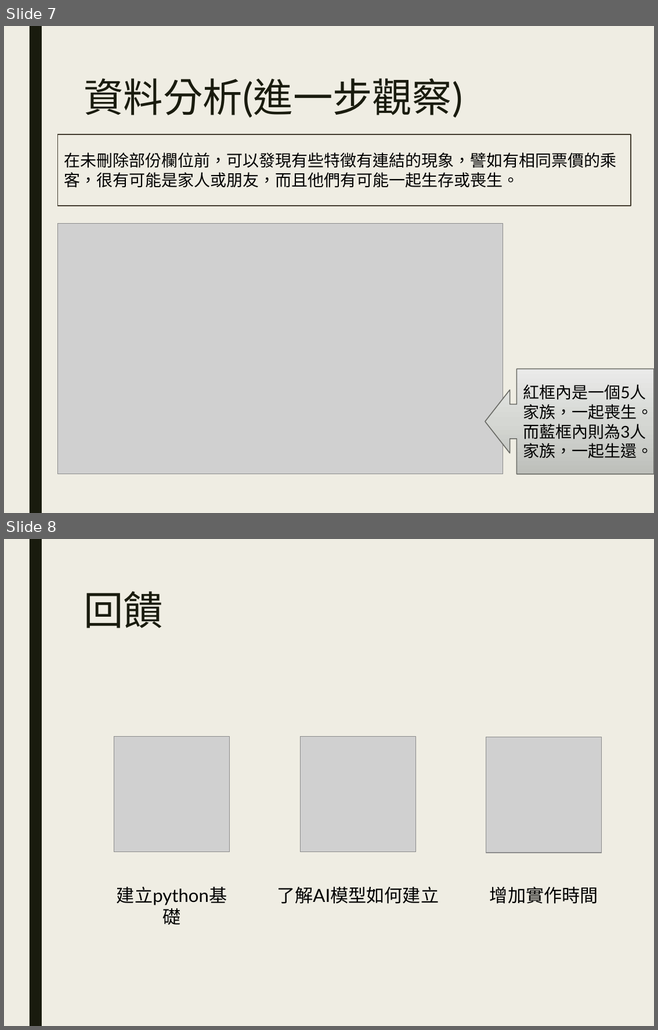
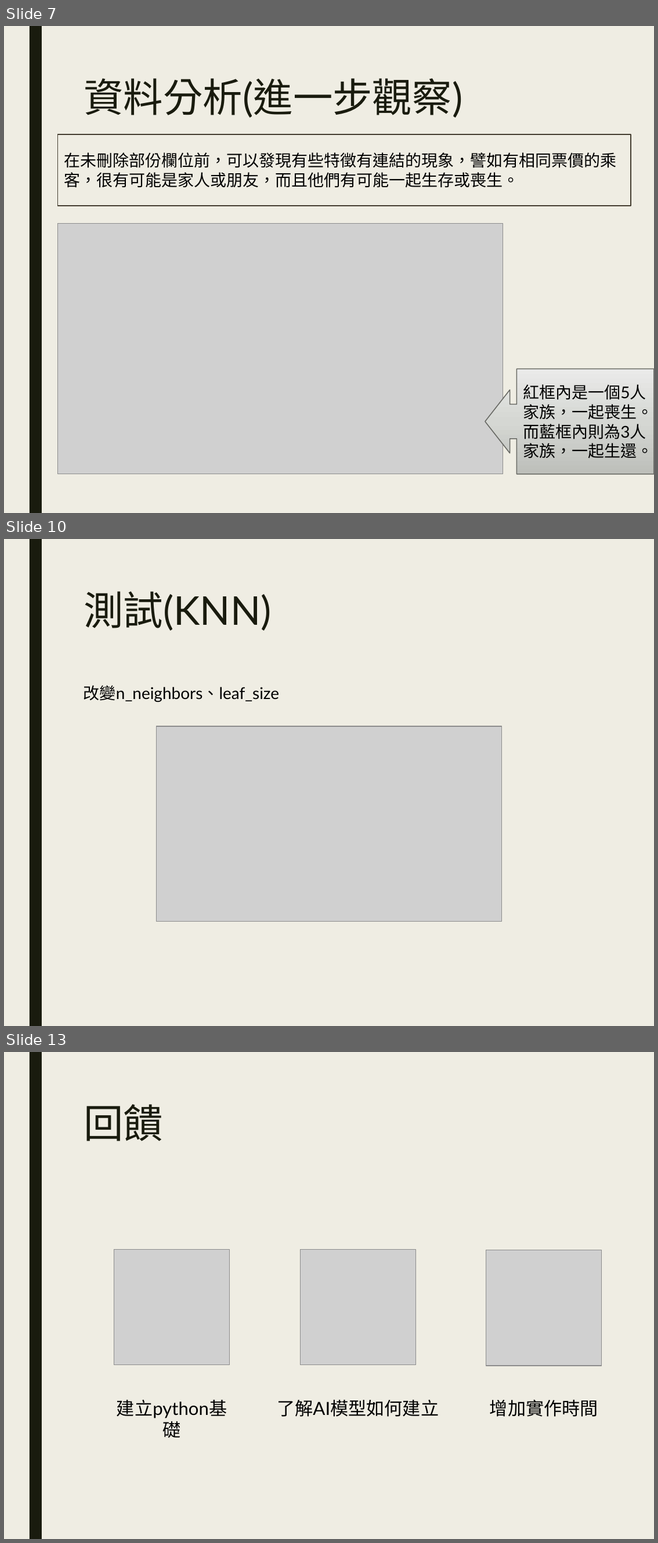
Before and after one commit to Niomoo/nckudm, a slide deck: Final Project/TITANIC資料分析.pptx. Shown one above the other, each under a label of ours: slides 7 and 8 before the commit, slides 7, 10 and 13 after it; the slides between them are not shown. The pictures are 658x1030 and 658x1543 pixels, drawn with LibreOffice and Linux fonts; fonts in the diff are those of the drawing; grey boxes stand for pictures. Boxes give left, top, right and bottom in pixels: in the first picture for what was removed or moved away, otherwise in the second. Text is boxed around its words. In the diff, an @@ line names an element or a change of style, - is before the commit and + after.

```diff
--- a/Final Project/TITANIC資料分析.pptx
+++ b/Final Project/TITANIC資料分析.pptx
@@ slide 10 added at box(4, 539, 654, 1026), background #EFEDE3; not listed: 1 template element that a slide beside it also shows @@
@@ title added at box(83, 591, 271, 631), 44 pt, text #191B0E @@
+測試(KNN)
@@ text added at box(83, 685, 279, 702), 18 pt, text #000000 @@
+改變n_neighbors、leaf_size
@@ picture added at box(156, 726, 501, 922) @@
@@ what was slide 8 is now slide 13 @@
```
Also in this commit, not shown: 4 slides changed, 4 other slides added.
